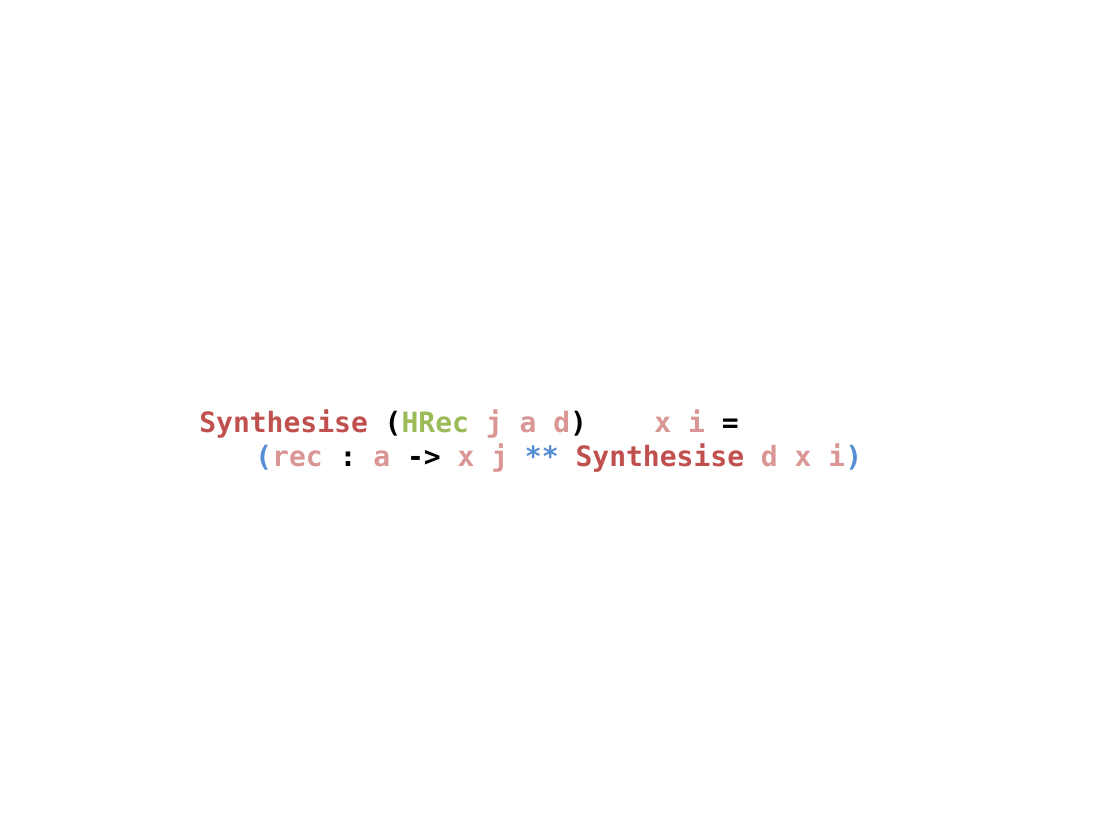
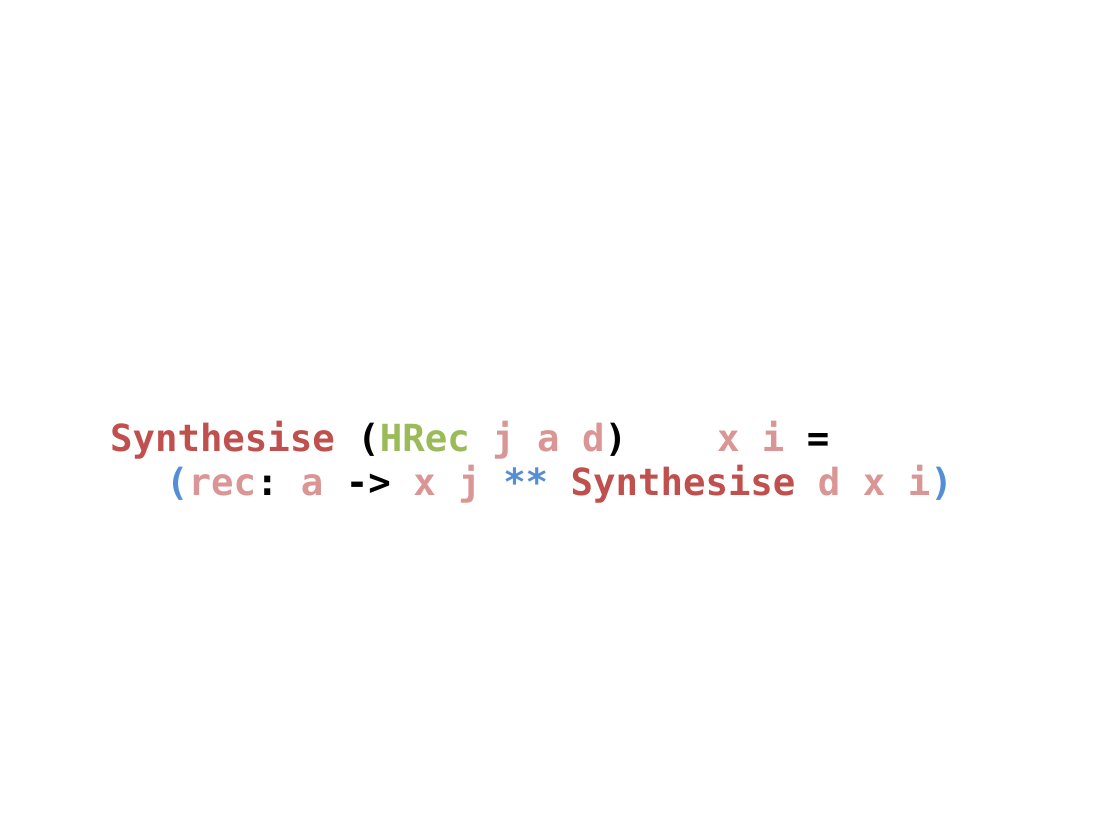
Before and after one commit to ahmadsalim/MSc-Thesis, a slide deck: slide 1 of Figures/SynthesisingDataExtended.pptx. Drawn at 1120x840 pixels with LibreOffice and Linux fonts; fonts in the diff are those of the drawing. Boxes give left, top, right and bottom in pixels: in the first picture for what was removed or moved away, otherwise in the second. Text is boxed around its words. In the diff, an @@ line names an element or a change of style, - is before the commit and + after.

```diff
--- a/Figures/SynthesisingDataExtended.pptx
+++ b/Figures/SynthesisingDataExtended.pptx
@@ text "Synthesise (HRec j a d) ...": place and size @@
-text "Synthesise (HRec j a d) ..." at [199, 409, 862, 472]
+text "Synthesise (HRec j a d) ..." at [110, 420, 953, 503]
@@ text at [110, 420, 784, 458]: size 18 to 24 pt in "Synthesise (HRec j a d) x i ..." @@
@@ text at [166, 465, 953, 503]: text changed; size 18 to 24 pt @@
-(rec : a -> x j ** Synthesise d x i)
+(rec: a -> x j ** Synthesise d x i)
```
Also in this commit, not shown: 7 other files.
